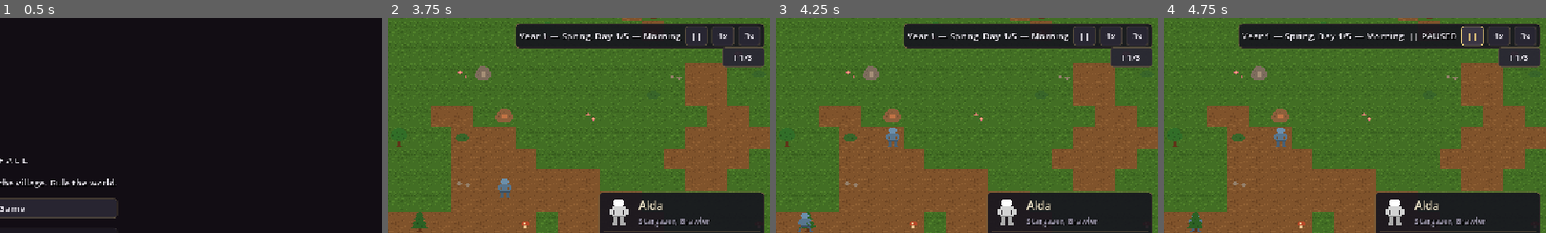
Above: before the commit, frames 1-4 (left to right).
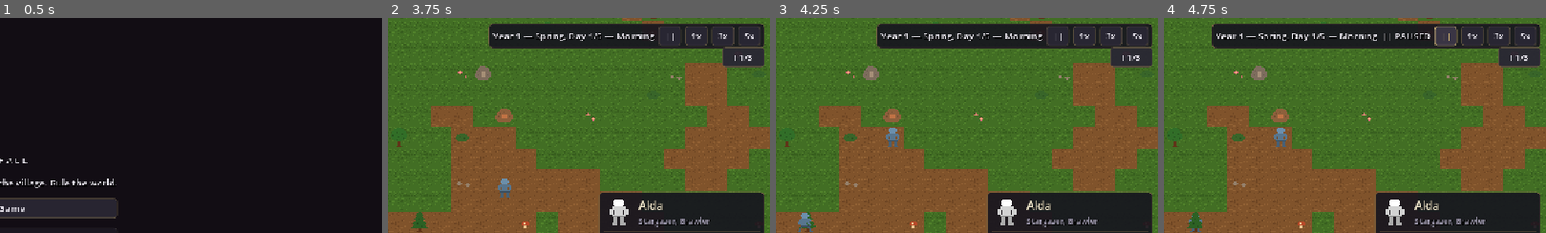
Above: after the commit, the same moments.

Repository: PakkaponBon/gameproject
Game: Godot game, scene res://scenes/main_menu.tscn
Same seed, same stepped clock (60 frames per second), same inputs: the game is played once before the commit and once after it.
Inputs (mouse positions are % of the whole screen's width and height, from its top left):
- Up to frame 1 (0.5 s): no input
- Up to frame 2 (3.75 s): click "New Game" at 0.5 s; click (97, 4) at 1.25 s, where only the run after the commit has a clickable "5x"; click "Continue" at 2 s; click "Continue" at 2.75 s; click "Skip" at 3.5 s
- Up to frame 3 (4.25 s): no input
- Up to frame 4 (4.75 s): click "||" at 4.25 s
The pictures show only the part of the screen within x 50-100%, y 0-50%; the shares and areas given below are measured in that part.

Frame 1 is identical in both runs. In frame 2, 1.8% of the frame differs, in the area x 26-95%, y 2-15%; in frame 3, 1.8%; in frame 4, 2.6%, in the area x 12-95%, y 2-15%.

Commit message:
Pacing pass: the game now pushes back
Diagnosis from playtest: base complete by day 3, nothing demands
attention afterward. Fixes:

- Raid tension: scouts warning ~1 min before every raid; raid size
  scales with prosperity (buildings + renown) on top of raid count;
  cadence randomized 1700-2600 ticks (x0.75 on Hard)
- Faction requests: factions ask for materials with a 2-day deadline;
  meeting one via gift [M] = big attitude jump, +1 renown, chronicle
  line; letting it lapse sours them
- Goal ladder: FIRST STEPS -> MAKE IT HOME (warm room, forge,
  renown 2) -> MAKE IT KNOWN (renown 4, resolve a faction); all
  goals re-derived from world state, nothing new saved
- Event deck: wandering bard (joy for all), falling star (relic drop
  with camera-jump feed line)
- 5x speed button for the quiet stretches

Co-Authored-By: Claude Fable 5 <noreply@anthropic.com>

Diff:
--- a/scripts/balance.gd
+++ b/scripts/balance.gd
@@ -21,3 +21,6 @@
 
 static func enemy_damage_mult() -> float:
 	return 1.25 if mode == "Hard" else 1.0
+
+static func raid_interval_mult() -> float:
+	return 0.75 if mode == "Hard" else 1.0
--- a/scripts/events_director.gd
+++ b/scripts/events_director.gd
@@ -15,12 +15,37 @@
 func _ready() -> void:
 	GameClock.day_started.connect(_on_day_started)
 
+const BARD_CHANCE := 0.07
+const STAR_CHANCE := 0.04
+
 func _on_day_started(_day: int) -> void:
 	if GameClock.season_index() != 3 and randf() < FROST_CHANCE:
 		_frost_snap()
 	var refugee_chance := REFUGEE_BASE_CHANCE + REFUGEE_RENOWN_BONUS * FactionManager.renown
 	if main.pawns.size() < VILLAGER_CAP and randf() < minf(refugee_chance, 0.3):
 		_refugee_arrives()
+	if randf() < BARD_CHANCE:
+		_bard_visits()
+	if randf() < STAR_CHANCE:
+		_star_falls()
+
+func _bard_visits() -> void:
+	for pawn: Pawn in main.pawns:
+		pawn.needs.celebrate()
+	main.hud.set_event("A wandering bard plays through the evening. Spirits lift.",
+			Color(0.8, 0.7, 0.95))
+	EventBus.chronicle_entry.emit("A bard sang of far places, and for one night the meadow felt bigger.")
+
+## A relic falls from the sky somewhere wild — go claim it before winter
+## buries it (or don't; it isn't going anywhere, but it feels urgent).
+func _star_falls() -> void:
+	var cell := Vector2i(randi() % WorldGrid.MAP_SIZE.x, randi() % WorldGrid.MAP_SIZE.y)
+	if WorldGrid.is_wall(cell) or WorldGrid.items.has(cell):
+		return  # the sky misses this year
+	main.spawner.spawn_resource(cell, RelicDefs.ORDER.pick_random())
+	main.hud.set_event("A star fell in the night — something glitters where it landed.",
+			Color(0.7, 0.9, 1.0), WorldGrid.cell_to_world(cell))
+	EventBus.chronicle_entry.emit("A star fell beyond the fields. The bold went looking.")
 
 func _frost_snap() -> void:
 	var killed := 0
--- a/scripts/faction_manager.gd
+++ b/scripts/faction_manager.gd
@@ -12,6 +12,8 @@
 const DEMAND_CHANCE_PER_DAY := 0.2
 const DEMAND_GRACE_TICKS := 3000  # a day to pay
 const ALLIANCE_AT := 100.0
+const REQUEST_CHANCE_PER_DAY := 0.25
+const REQUEST_GRACE_TICKS := GameClock.TICKS_PER_DAY * 2
 const EXPEDITION_TICKS := 3000  # the party is away one day
 const EXPEDITION_STRENGTH_HIT := 25.0
 const RUINS_STRENGTH := 50.0
@@ -19,6 +21,7 @@
 
 var factions := {}  # id -> {strength, attitude, resolved, envoy_ready, demand_deadline}
 var expedition := {}  # {} when none; else target/return_tick/party/power
+var request := {}  # {} or {id, resource, amount, deadline}: a faction's standing ask
 var victory_shown := false
 var renown := 0  # village fame: unlocks buildings, attracts refugees
 var main: Node2D = null  # current Main scene; re-registers itself each load
@@ -40,6 +43,7 @@
 			"demand_deadline": 0,
 		}
 	expedition = {}
+	request = {}
 	victory_shown = false
 	renown = 0
 	factions_changed.emit()
@@ -49,12 +53,13 @@
 	factions_changed.emit()
 
 func serialize() -> Dictionary:
-	return {"factions": factions, "expedition": expedition,
+	return {"factions": factions, "expedition": expedition, "request": request,
 			"victory_shown": victory_shown, "renown": renown, "difficulty": Balance.mode}
 
 func deserialize(data: Dictionary) -> void:
 	factions = data.factions
 	expedition = data.expedition
+	request = data.get("request", {})
 	victory_shown = bool(data.victory_shown)
 	renown = int(data.renown)
 	Balance.mode = String(data.difficulty)
@@ -64,6 +69,19 @@
 
 func send_gift(id: String) -> void:
 	if _resolved(id):
+		return
+	# A standing request makes the gift land differently: their need, met.
+	if not request.is_empty() and String(request.id) == id:
+		if not _consume(String(request.resource), int(request.amount)):
+			announced.emit("You lack the %d %s that %s asked for." \
+					% [int(request.amount), String(request.resource), _fname(id)])
+			return
+		announced.emit("%s receives exactly what they needed. Word of it travels." % _fname(id))
+		EventBus.chronicle_entry.emit("The village answered %s's call for %s." \
+				% [_fname(id), String(request.resource)])
+		request = {}
+		add_renown(1)
+		_shift_attitude(id, 30.0)
 		return
 	if not _consume("wood", GIFT_WOOD):
 		announced.emit("Not enough spare wood for a gift (%d needed)." % GIFT_WOOD)
@@ -259,6 +277,10 @@
 			f.demand_deadline = 0
 			announced.emit("%s's demand goes unanswered. They will remember." % _fname(id))
 			_shift_attitude(id, -20.0)
+	if not request.is_empty() and GameClock.ticks > int(request.deadline):
+		announced.emit("%s's request lapses unanswered." % _fname(String(request.id)))
+		_shift_attitude(String(request.id), -8.0)
+		request = {}
 
 func _on_day_started(_day: int) -> void:
 	for id: String in factions:
@@ -272,6 +294,23 @@
 			f.demand_deadline = GameClock.ticks + DEMAND_GRACE_TICKS
 			announced.emit("%s demands tribute! Answer on the world map [M] within a day." % _fname(id))
 			factions_changed.emit()
+	if request.is_empty() and randf() < REQUEST_CHANCE_PER_DAY:
+		_post_request()
+
+## A faction asks for materials: meet it with a gift [M] before the
+## deadline for outsized favor (+renown); let it lapse and they sour.
+func _post_request() -> void:
+	var open: Array[String] = []
+	for id: String in factions:
+		if factions[id].resolved == "":
+			open.append(id)
+	if open.is_empty():
+		return
+	var id: String = open.pick_random()
+	request = {"id": id, "resource": ["wood", "stone"].pick_random(),
+			"amount": randi_range(8, 14), "deadline": GameClock.ticks + REQUEST_GRACE_TICKS}
+	announced.emit("%s asks for %d %s — send a gift [M] within two days and earn real favor." \
+			% [_fname(id), int(request.amount), String(request.resource)])
 
 func _shift_attitude(id: String, amount: float) -> void:
 	var f: Dictionary = factions[id]
--- a/scripts/hud.gd
+++ b/scripts/hud.gd
@@ -103,6 +103,8 @@
 			func() -> void: GameClock.set_speed(1.0))
 	_speed_button(row, "3x", "Fast speed [E]",
 			func() -> void: GameClock.set_speed(3.0))
+	_speed_button(row, "5x", "Skip the quiet stretches",
+			func() -> void: GameClock.set_speed(5.0))
 
 ## Push a message into the feed as a translucent chip. Pass a world
 ## position to make it clickable (jumps the camera there).
--- a/scripts/main.gd
+++ b/scripts/main.gd
@@ -49,6 +49,9 @@
 		$Camera.shake(1.0, 5.0))
 	raid_director.raid_started.connect(func(fname: String) -> void:
 		_last_raid_faction = fname)
+	raid_director.raid_warning.connect(func() -> void:
+		hud.set_event("Scouts sighted beyond the treeline — a raid is coming. Draft [R] and man the walls.",
+				Color(1.0, 0.75, 0.4)))
 	raid_director.raid_ended.connect(func() -> void:
 		FactionManager.add_renown(1)
 		hud.set_event("The raid is beaten. Word of your village spreads.", Color(0.7, 0.95, 0.7))
--- a/scripts/objective_tracker.gd
+++ b/scripts/objective_tracker.gd
@@ -1,12 +1,15 @@
 class_name ObjectiveTracker
 extends CanvasLayer
-## Early-game checklist (POLISH.md): teaches the loop without a tutorial.
-## Cities-style: collapsed to a badge under the clock; click to expand.
-## The whole layer hides itself once everything is done.
+## The goal ladder: three stages that walk a new player from surviving
+## (FIRST STEPS) through settling in (MAKE IT HOME) to the faction arc
+## (MAKE IT KNOWN). Collapsed to a badge under the clock; click to expand.
+## Every goal is re-derived from world state, so nothing needs saving.
 
 const CHECK_EVERY_TICKS := 10
+const GOAL_SLOTS := 3
 
-var _labels := {}
+var _labels: Array[Label] = []
+var _title: Label
 var _badge: Button
 var _panel: PanelContainer
 var _cooldown := 0
@@ -17,7 +20,7 @@
 	_badge = Button.new()
 	_badge.toggle_mode = true
 	_badge.text = "! 0/3"
-	_badge.tooltip_text = "First steps — click to show the checklist"
+	_badge.tooltip_text = "Goals — click to show the checklist"
 	_badge.anchor_left = 1.0
 	_badge.anchor_right = 1.0
 	_badge.offset_left = -72.0
@@ -29,22 +32,21 @@
 	_panel = PanelContainer.new()
 	_panel.anchor_left = 1.0
 	_panel.anchor_right = 1.0
-	_panel.offset_left = -250.0
+	_panel.offset_left = -260.0
 	_panel.offset_right = -8.0
 	_panel.offset_top = 78.0
 	_panel.visible = false
 	add_child(_panel)
 	var box := VBoxContainer.new()
 	_panel.add_child(box)
-	var title := Label.new()
-	title.text = "FIRST STEPS"
-	title.modulate = Color(0.95, 0.85, 0.55)
-	title.add_theme_font_size_override("font_size", 14)
-	box.add_child(title)
-	for id in ["beds", "food", "raid"]:
+	_title = Label.new()
+	_title.modulate = Color(0.95, 0.85, 0.55)
+	_title.add_theme_font_size_override("font_size", 14)
+	box.add_child(_title)
+	for i in GOAL_SLOTS:
 		var label := Label.new()
 		box.add_child(label)
-		_labels[id] = label
+		_labels.append(label)
 	GameClock.ticked.connect(_on_tick)
 
 func _on_tick() -> void:
@@ -52,19 +54,81 @@
 	if _cooldown > 0:
 		return
 	_cooldown = CHECK_EVERY_TICKS
-	var beds := 0
-	for cell: Vector2i in WorldGrid.buildings:
-		if BuildingDefs.get_def(WorldGrid.buildings[cell]).get("sleep_spot", false):
-			beds += 1
+	var stage := _current_stage()
+	if stage.is_empty():
+		visible = false  # the ladder is climbed; the rest is theirs to write
+		return
+	visible = true
+	_title.text = stage.title
+	var goals: Array = stage.goals
+	var done := 0
+	for i in GOAL_SLOTS:
+		var label := _labels[i]
+		if i >= goals.size():
+			label.visible = false
+			continue
+		label.visible = true
+		var goal: Dictionary = goals[i]
+		_set_goal(label, bool(goal.done), String(goal.text))
+		if goal.done:
+			done += 1
+	_badge.text = "! %d/%d" % [done, goals.size()]
+	_badge.tooltip_text = "%s — click to show the checklist" % stage.title
+
+## First incomplete stage, or {} when the whole ladder is done.
+func _current_stage() -> Dictionary:
+	var beds := _count_flag("sleep_spot")
 	var food := get_tree().get_nodes_in_group("food").size()
 	var raid_beaten: bool = main.raid_director.raid_count >= 1 \
 			and get_tree().get_nodes_in_group("raiders").is_empty()
-	_set_goal(_labels.beds, beds >= 3, "Build 3 beds (%d/3)" % mini(beds, 3))
-	_set_goal(_labels.food, food >= 10, "Stock 10 food (%d/10)" % mini(food, 10))
-	_set_goal(_labels.raid, raid_beaten, "Survive the first raid")
-	var done := int(beds >= 3) + int(food >= 10) + int(raid_beaten)
-	_badge.text = "! %d/3" % done
-	visible = done < 3
+	var s1: Array = [
+		{"done": beds >= 3, "text": "Build 3 beds (%d/3)" % mini(beds, 3)},
+		{"done": food >= 10, "text": "Stock 10 food (%d/10)" % mini(food, 10)},
+		{"done": raid_beaten, "text": "Survive the first raid"},
+	]
+	if not _all_done(s1):
+		return {"title": "FIRST STEPS", "goals": s1}
+	var s2: Array = [
+		{"done": _hearth_indoors(), "text": "Warm a room: hearth inside walls"},
+		{"done": _count_flag("workstation") > 0, "text": "Build a forge"},
+		{"done": FactionManager.renown >= 2,
+				"text": "Renown 2 (%d/2) — beat raids, help factions" % mini(FactionManager.renown, 2)},
+	]
+	if not _all_done(s2):
+		return {"title": "MAKE IT HOME", "goals": s2}
+	var s3: Array = [
+		{"done": FactionManager.renown >= 4,
+				"text": "Renown 4 (%d/4)" % mini(FactionManager.renown, 4)},
+		{"done": _any_resolved(), "text": "Resolve a faction — ally or break one [M]"},
+	]
+	if not _all_done(s3):
+		return {"title": "MAKE IT KNOWN", "goals": s3}
+	return {}
+
+func _all_done(goals: Array) -> bool:
+	for goal: Dictionary in goals:
+		if not goal.done:
+			return false
+	return true
+
+func _count_flag(flag: String) -> int:
+	var total := 0
+	for cell: Vector2i in WorldGrid.buildings:
+		if BuildingDefs.get_def(WorldGrid.buildings[cell]).get(flag, false):
+			total += 1
+	return total
+
+func _hearth_indoors() -> bool:
+	for cell: Vector2i in WorldGrid.warmth_sources:
+		if WorldGrid.is_indoors(cell):
+			return true
+	return false
+
+func _any_resolved() -> bool:
+	for id: String in FactionManager.factions:
+		if FactionManager.factions[id].resolved != "":
+			return true
+	return false
 
 func _set_goal(label: Label, done: bool, text: String) -> void:
 	label.text = ("[/] " if done else "[ ] ") + text
--- a/scripts/raid_director.gd
+++ b/scripts/raid_director.gd
@@ -4,11 +4,14 @@
 ## a raid is in progress. Scene-local to Main, not an autoload.
 
 signal raid_started(faction_name: String)
+signal raid_warning  # scouts spotted: ~1 real minute to prepare
 signal raid_ended
 
 const RAIDER_SCENE := preload("res://scenes/raider.tscn")
 const ALLY_SCENE := preload("res://scenes/ally.tscn")
-const RAID_INTERVAL_TICKS := 2000  # ~3.3 minutes at 10 ticks/sec
+const RAID_INTERVAL_MIN := 1700  # cadence varies so raids never feel clockwork
+const RAID_INTERVAL_MAX := 2600
+const RAID_WARNING_TICKS := 600  # scouts spotted ~1 real minute ahead
 ## First raid lands at the end of day 2 (POLISH.md): guaranteed small,
 ## an early taste of danger that's survivable unarmed.
 const FIRST_RAID_AT := int(GameClock.TICKS_PER_DAY * 2.7)
@@ -20,6 +23,8 @@
 var raid_count := 0
 var spawn_parent: Node2D = null  # assigned by Main
 
+var _warned := false
+
 func _ready() -> void:
 	GameClock.ticked.connect(_on_tick)
 
@@ -27,8 +32,15 @@
 	if Balance.peaceful():
 		return  # the realm sleeps
 	ticks_until_raid -= 1
+	# Tension beat: the player gets a warning window to draft and repair.
+	if not _warned and ticks_until_raid <= RAID_WARNING_TICKS and ticks_until_raid > 0 \
+			and FactionManager.pick_raid_faction(false) != "":
+		_warned = true
+		raid_warning.emit()
 	if ticks_until_raid <= 0:
-		ticks_until_raid = RAID_INTERVAL_TICKS
+		ticks_until_raid = int(randi_range(RAID_INTERVAL_MIN, RAID_INTERVAL_MAX) \
+				* Balance.raid_interval_mult())
+		_warned = false
 		_spawn_raid()
 
 func _spawn_raid() -> void:
@@ -37,8 +49,8 @@
 	if faction_id == "":
 		return
 	raid_count += 1
-	# Escalate with survival; the very first raid is always a small probe.
-	var count := mini(FactionManager.raid_size(faction_id), 2 + raid_count)
+	# Escalate with survival AND prosperity: what you have is worth taking.
+	var count := mini(FactionManager.raid_size(faction_id), 2 + raid_count + _wealth_pressure())
 	if raid_count == 1:
 		count = 2
 	var origin := _random_edge_cell()
@@ -55,6 +67,11 @@
 		_spawn_allies()
 	EventBus.play_sfx.emit("horn")
 	raid_started.emit(FactionDefs.get_def(faction_id).name)
+
+## Prosperity attracts trouble: raids scale with what you've built, not
+## just how long you've survived.
+func _wealth_pressure() -> int:
+	return clampi(WorldGrid.buildings.size() / 12 + FactionManager.renown / 3, 0, 3)
 
 func _spawn_bandit(cell: Vector2i, faction_id: String, boss := false) -> void:
 	var raider: Raider = RAIDER_SCENE.instantiate()
Not shown, added: scripts/berry_bush.gd.uid
Not shown, added: scripts/chronicle_director.gd.uid
Not shown, added: scripts/chronicle_panel.gd.uid
Not shown, added: scripts/festival_director.gd.uid
Not shown, added: scripts/pawn_social.gd.uid
